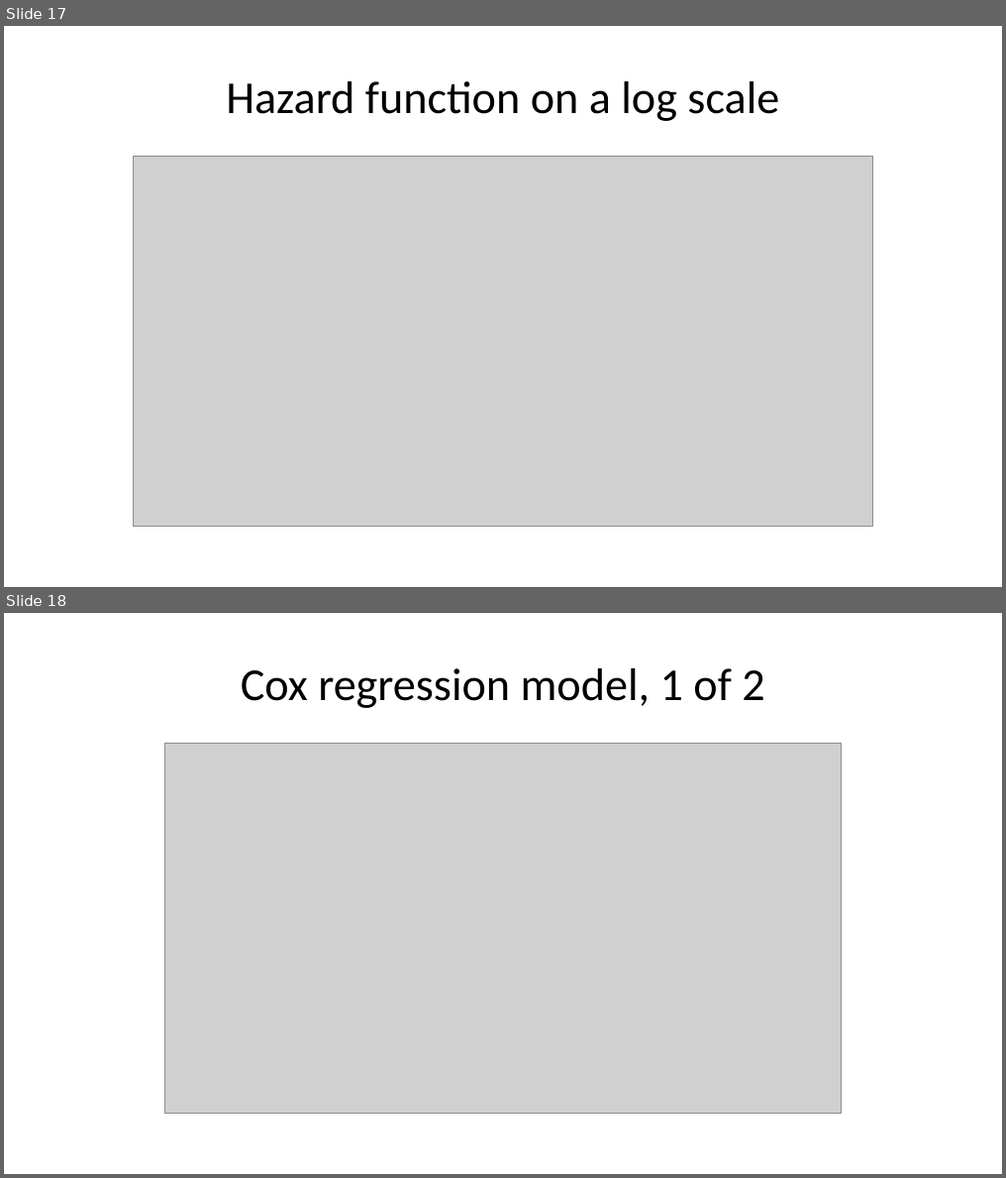
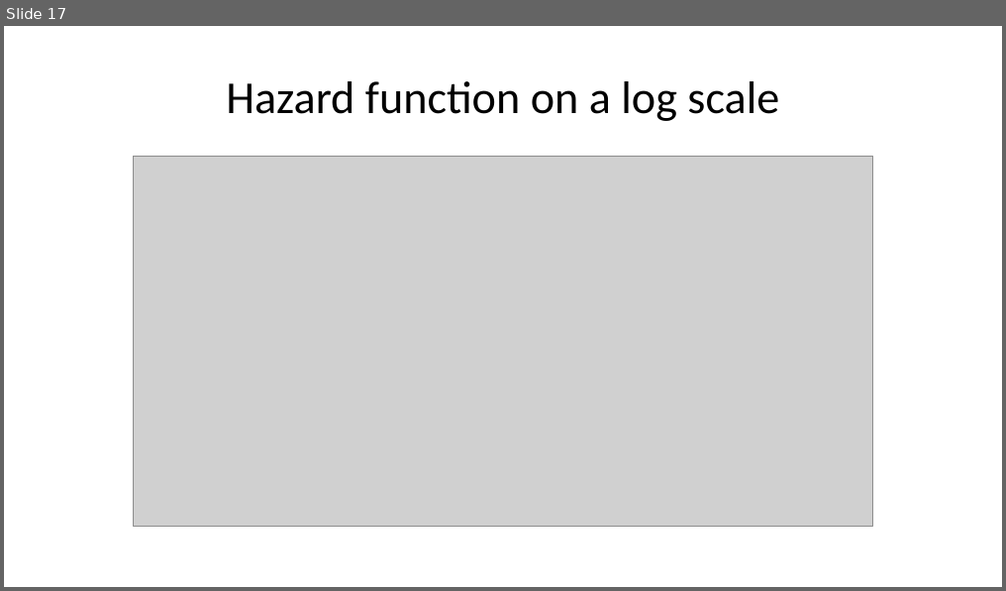
Before and after one commit to pmean/talks, a slide deck: frailty/frailty.pptx. Shown one above the other, each under a label of ours: slides 17 and 18 before the commit, slide 17 after it. The pictures are 1006x1178 and 1006x591 pixels, drawn with LibreOffice and Linux fonts; fonts in the diff are those of the drawing; grey boxes stand for pictures. Boxes give left, top, right and bottom in pixels: in the first picture for what was removed or moved away, otherwise in the second. Text is boxed around its words. In the diff, an @@ line names an element or a change of style, - is before the commit and + after.

```diff
--- a/frailty/frailty.pptx
+++ b/frailty/frailty.pptx
@@ slide 18 removed at (4,613,1002,1174), background #FFFFFF @@
@@ title removed at (241,668,764,708) @@
-Cox regression model, 1 of 2
@@ picture removed at (164,744,842,1114) @@
```
Also in this commit, not shown: 2 slides changed, 5 slides added, 1 other slide removed, 1 other file.
